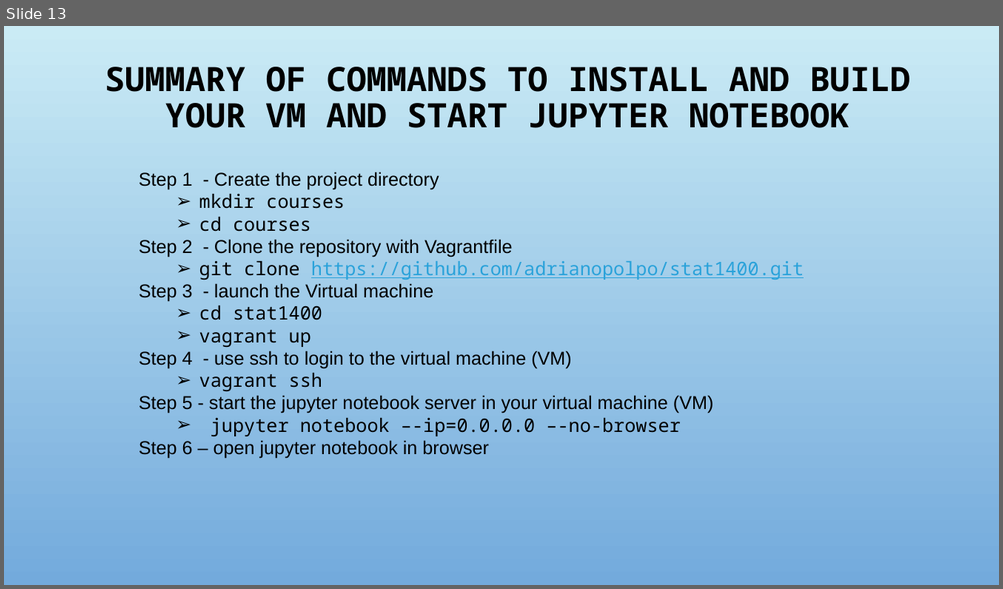
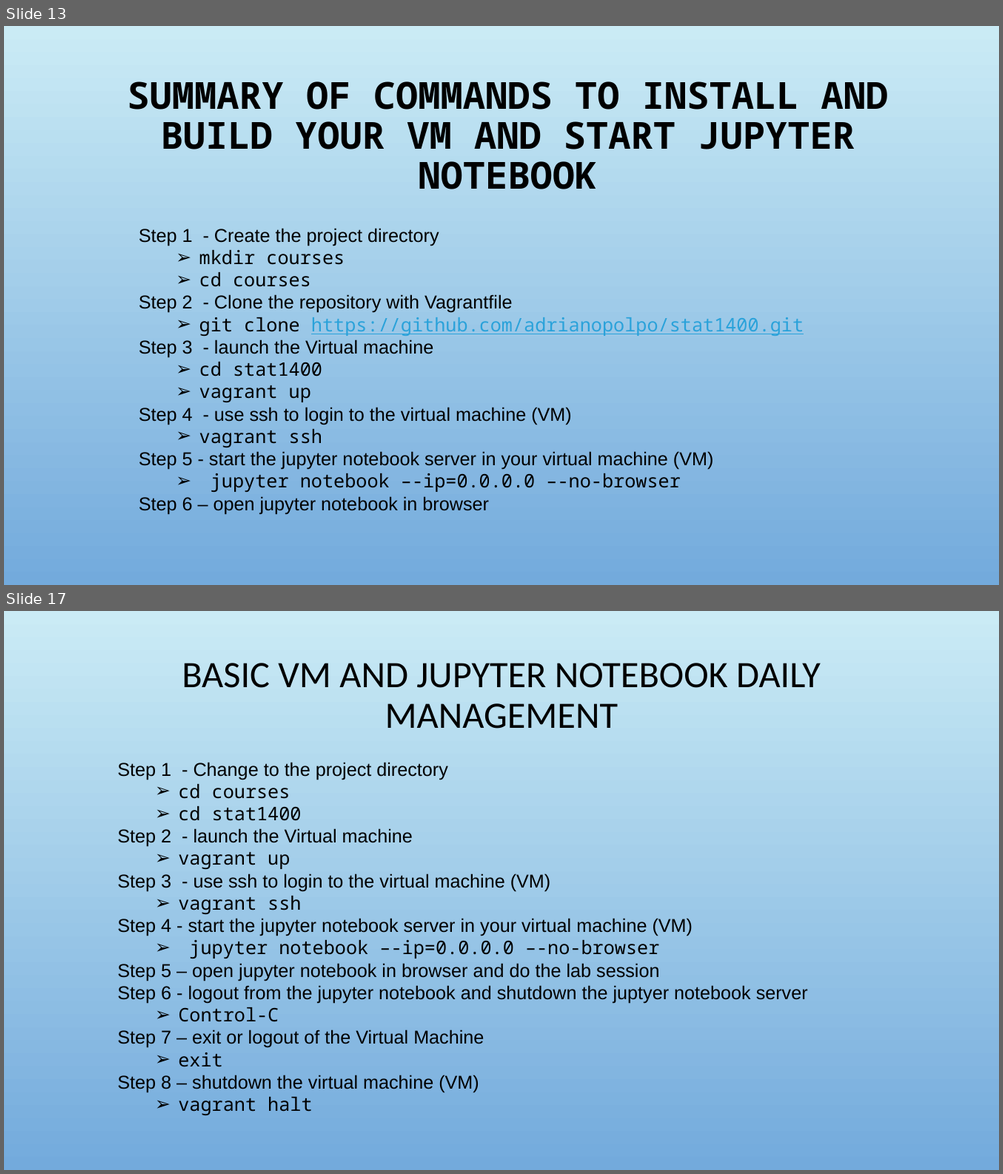
Before and after one commit to adrianopolpo/stat1400, a slide deck: VM_instructions.pptx. Shown one above the other, each under a label of ours: slide 13 before the commit, slides 13 and 17 after it; the slides between them are not shown. The pictures are 1003x589 and 1003x1174 pixels, drawn with LibreOffice and Linux fonts; fonts in the diff are those of the drawing; background and template pictures are left out. Boxes give left, top, right and bottom in pixels: in the first picture for what was removed or moved away, otherwise in the second. Text is boxed around its words. In the diff, an @@ line names an element or a change of style, - is before the commit and + after.

```diff
--- a/VM_instructions.pptx
+++ b/VM_instructions.pptx
@@ slide 17 added at bbox=[4, 611, 999, 1170], background picture (left out) @@
@@ title added at bbox=[182, 663, 820, 729], 36 pt, text #000000 @@
+BASIC VM AND JUPYTER NOTEBOOK DAILY MANAGEMENT
@@ text added at bbox=[117, 762, 808, 1116], 18 pt, text #000000 @@
+Step 1 - Change to the project directory
+  ➢ cd courses
+  ➢ cd stat1400
+Step 2 - launch the Virtual machine
+  ➢ vagrant up
+Step 3 - use ssh to login to the virtual machine (VM)
+  ➢ vagrant ssh
+Step 4 - start the jupyter notebook server in your virtual machine (VM)
+  ➢ jupyter notebook –-ip=0.0.0.0 –-no-browser
+Step 5 – open jupyter notebook in browser and do the lab session
+Step 6 - logout from the jupyter notebook and shutdown the juptyer notebook server
+  ➢ Control-C
+Step 7 – exit or logout of the Virtual Machine
+  ➢ exit
+Step 8 – shutdown the virtual machine (VM)
+  ➢ vagrant halt
@@ slide 13 changed as well @@
@@ title "SUMMARY OF COMMANDS TO INSTALL ...": place and size @@
-title "SUMMARY OF COMMANDS TO INSTALL ..." at bbox=[105, 67, 910, 128]
+title "SUMMARY OF COMMANDS TO INSTALL ..." at bbox=[127, 82, 888, 190]
@@ title "SUMMARY OF COMMANDS TO INSTALL ..." at bbox=[127, 82, 888, 190]: size 32.4 to 36 pt @@
@@ text "Step 1 - Create the ...": place and size @@
-text "Step 1 - Create the ..." at bbox=[139, 172, 803, 459]
+text "Step 1 - Create the ..." at bbox=[139, 228, 803, 514]
```
Also in this commit, not shown: 12 other slides changed, 3 other slides added.
